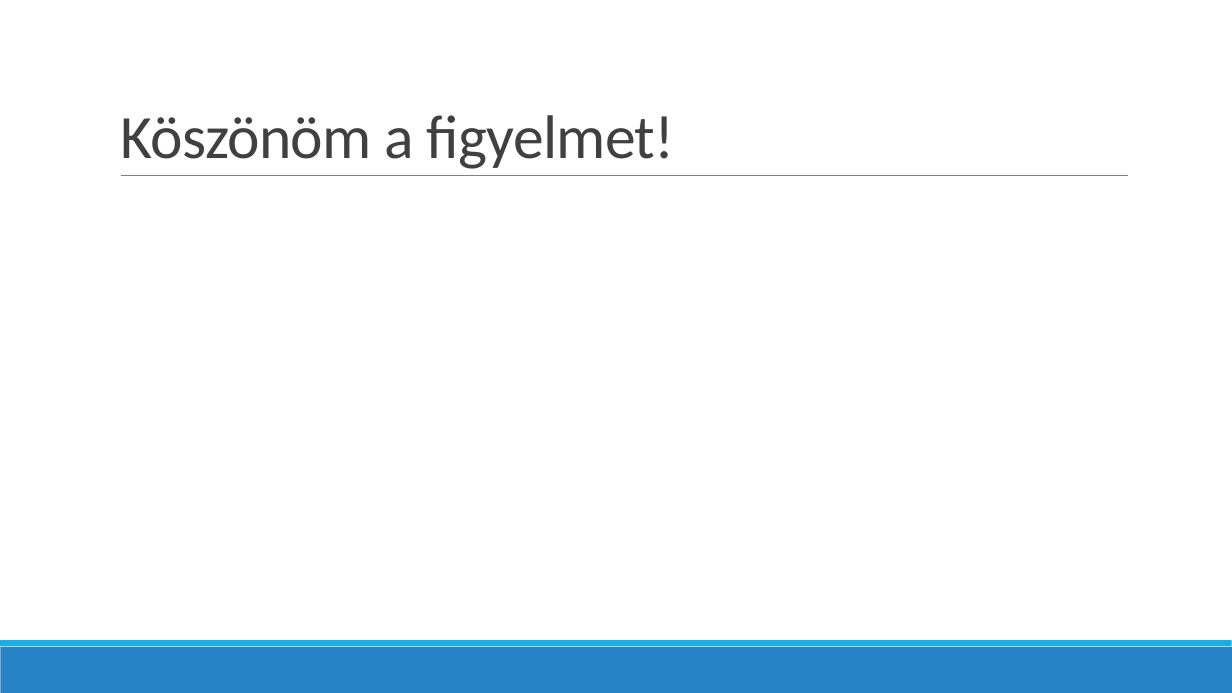
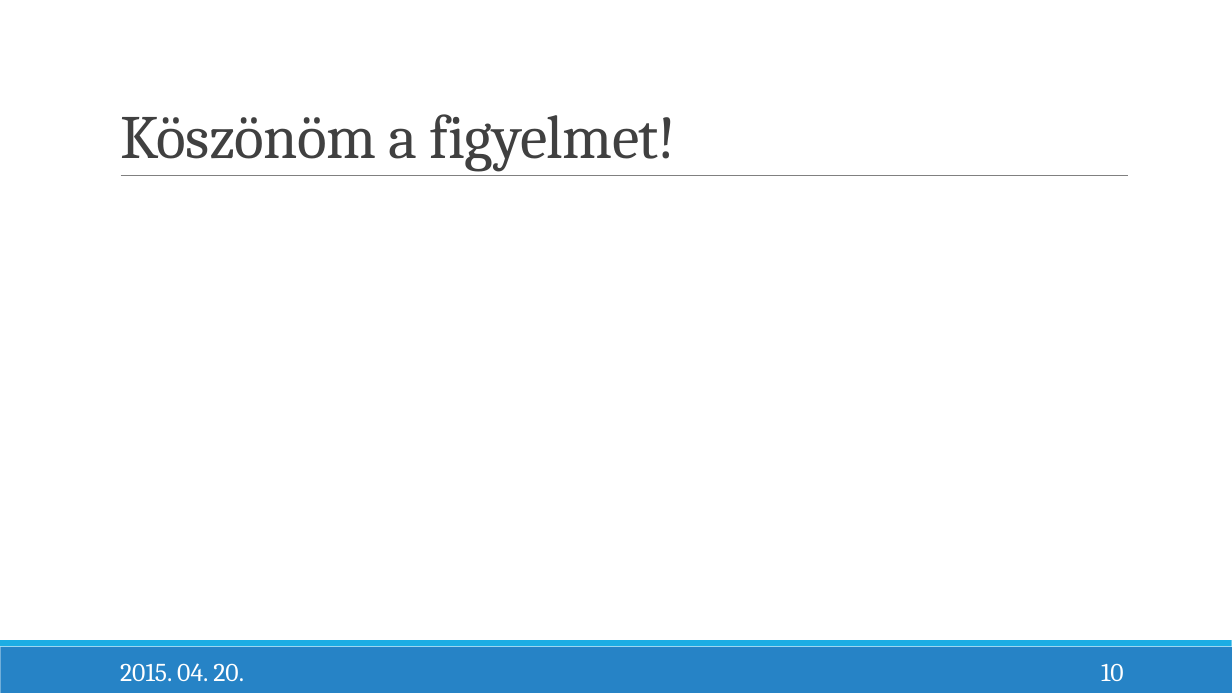
Before and after one commit to bearlysophisticated/thesis, a slide deck: slide 10 of Presentation/RozsenichBalázs_SzakdolgozatVédésPrezentáció.pptx. Drawn at 1232x693 pixels with LibreOffice and Linux fonts; fonts in the diff are those of the drawing. Boxes give left, top, right and bottom in pixels: in the first picture for what was removed or moved away, otherwise in the second. Text is boxed around its words. In the diff, an @@ line names an element or a change of style, - is before the commit and + after.

```diff
--- a/Presentation/RozsenichBalázs_SzakdolgozatVédésPrezentáció.pptx
+++ b/Presentation/RozsenichBalázs_SzakdolgozatVédésPrezentáció.pptx
@@ title "Köszönöm a figyelmet!" at (120,114,676,172): font Calibri to Cambria @@
@@ text added at (120,663,244,681), 20 pt, text #FFFFFF @@
+2015. 04. 20.
@@ page number added at (1101,664,1124,681), 20 pt, text #FFFFFF @@
+10
```
Also in this commit, not shown: 8 other slides changed, 1 slide added, 1 slide removed.
